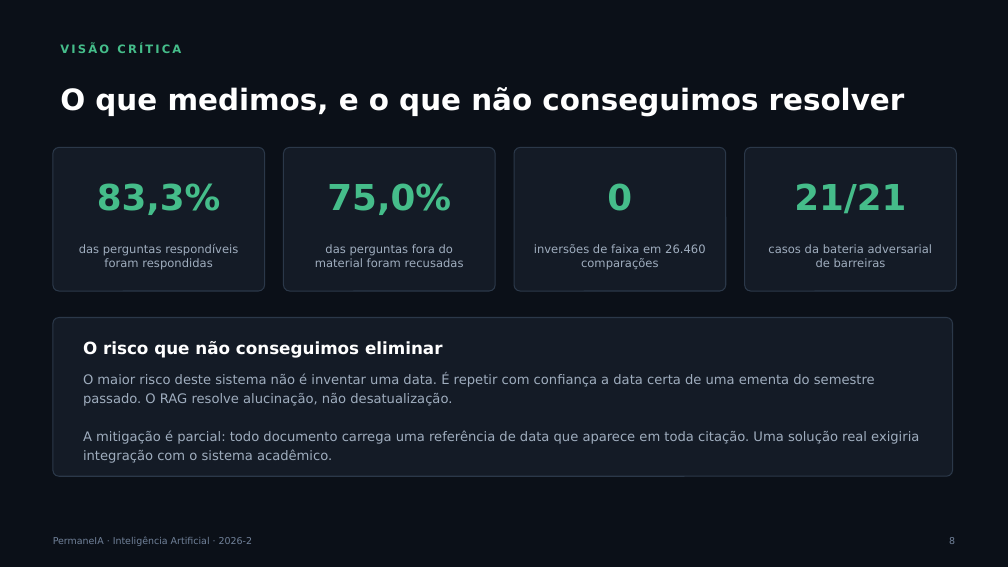
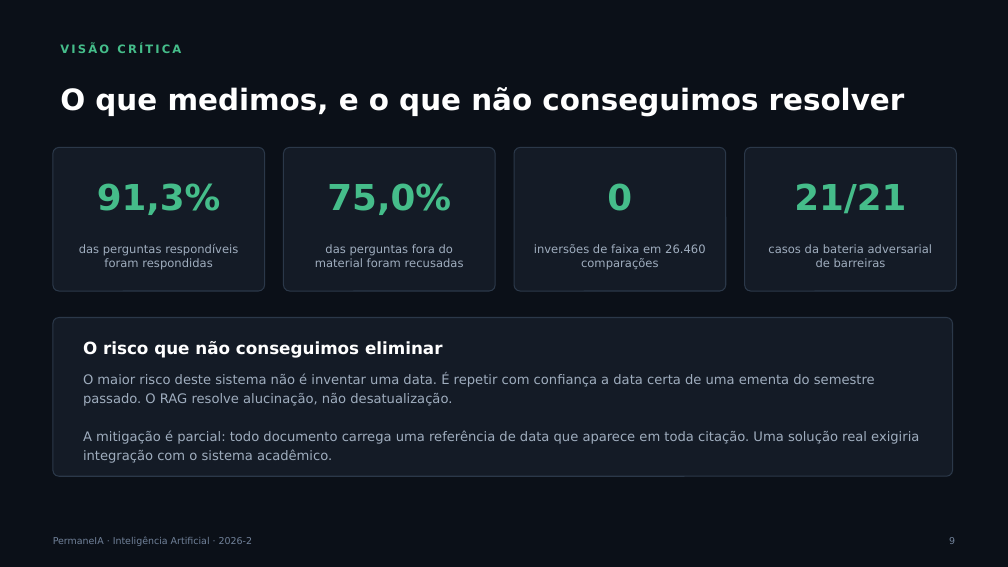
Before and after one commit to fabriciojunio/permaneia, a slide deck: slide 9 of PermaneIA-Apresentacao.pptx (slide 8 before the commit). Drawn at 1008x567 pixels with LibreOffice and Linux fonts; fonts in the diff are those of the drawing. Boxes give left, top, right and bottom in pixels: in the first picture for what was removed or moved away, otherwise in the second. Text is boxed around its words. In the diff, an @@ line names an element or a change of style, - is before the commit and + after.

```diff
--- a/PermaneIA-Apresentacao.pptx
+++ b/PermaneIA-Apresentacao.pptx
@@ text at (97,183,221,215): text changed @@
-83,3%
+91,3%
```
Also in this commit, not shown: 3 other slides changed, 1 slide added, 2 other files.
